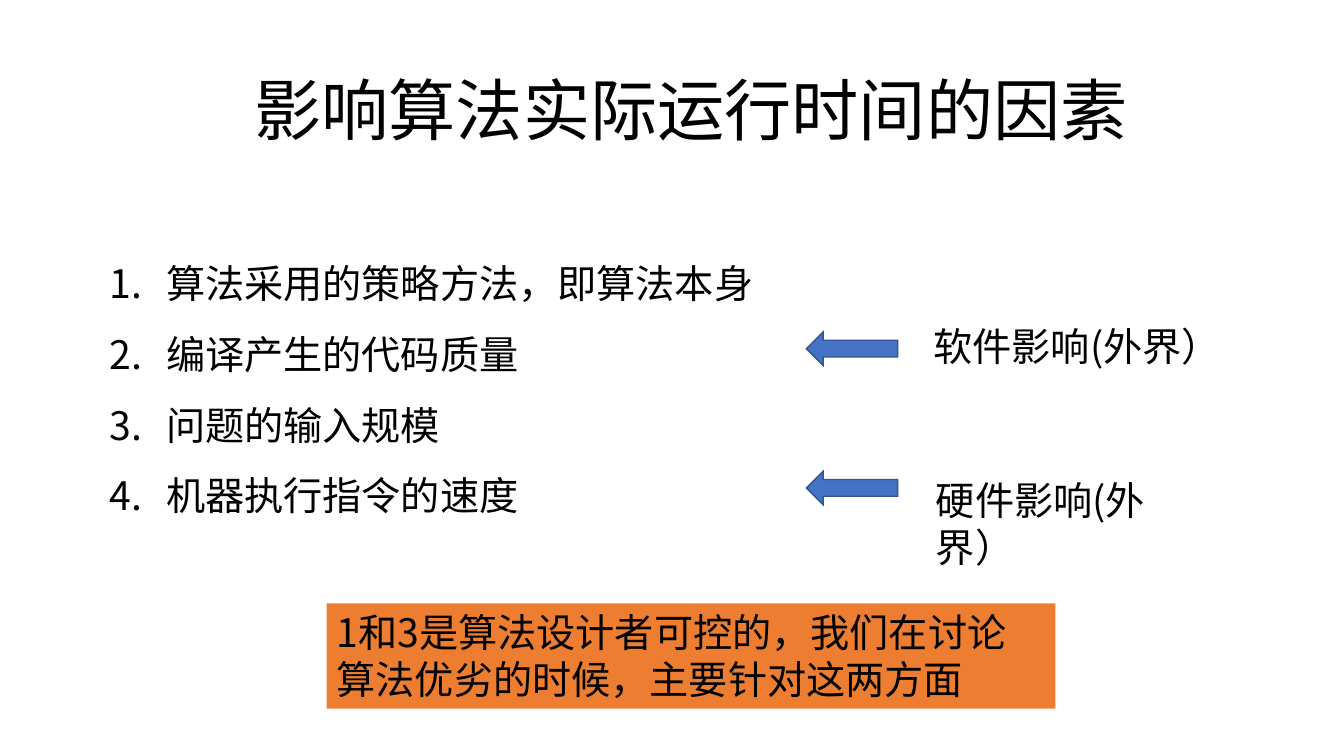
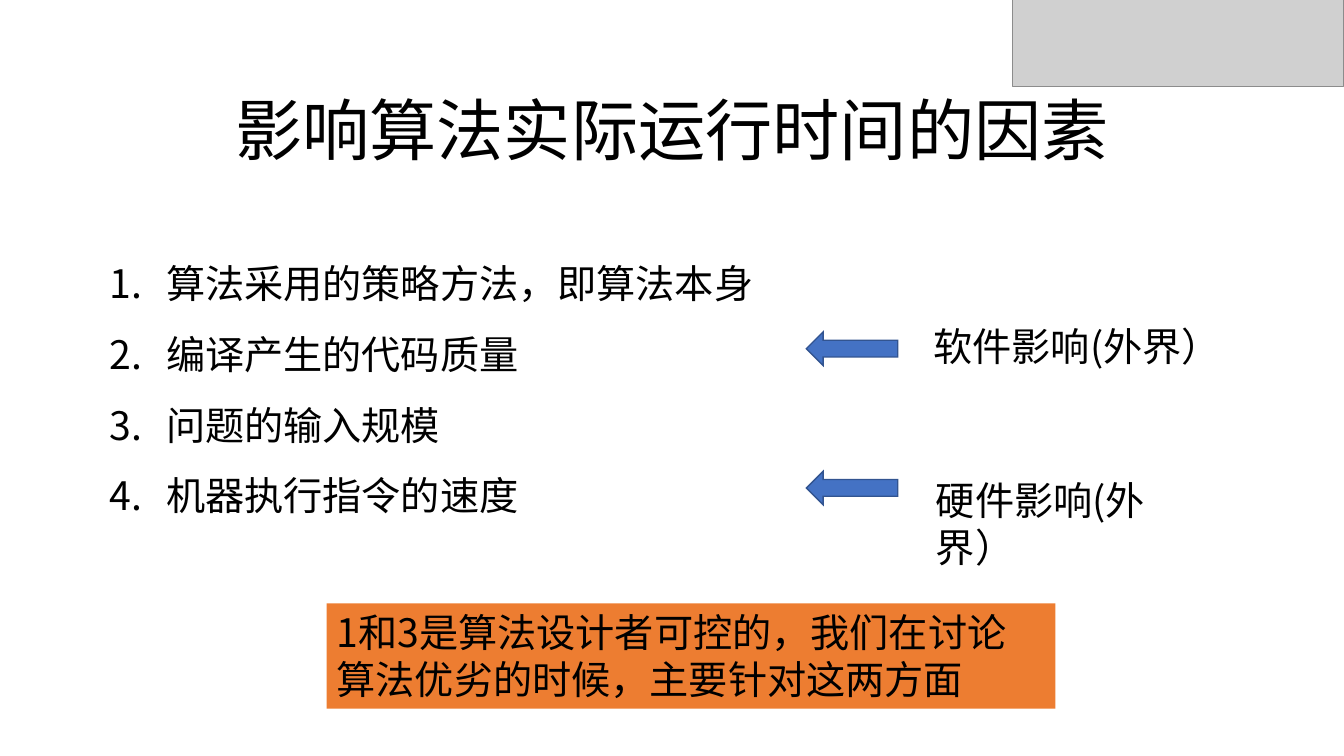
Before and after one commit to zjyesir/hmc_data_structure, a slide deck: slide 9 of 1.2算法.pptx. Drawn at 1344x756 pixels with LibreOffice and Linux fonts; fonts in the diff are those of the drawing; grey boxes stand for pictures; background and template pictures are left out. Boxes give left, top, right and bottom in pixels: in the first picture for what was removed or moved away, otherwise in the second. Text is boxed around its words. In the diff, an @@ line names an element or a change of style, - is before the commit and + after.

```diff
--- a/1.2算法.pptx
+++ b/1.2算法.pptx
@@ picture added at box(1013, 0, 1344, 87) @@
@@ text "影响算法实际运行时间的因素" rewrapped from box(254, 78, 1127, 141) to box(235, 86, 1108, 161) @@
```
Also in this commit, not shown: 19 other slides changed, 14 slides removed, 4 other files.
